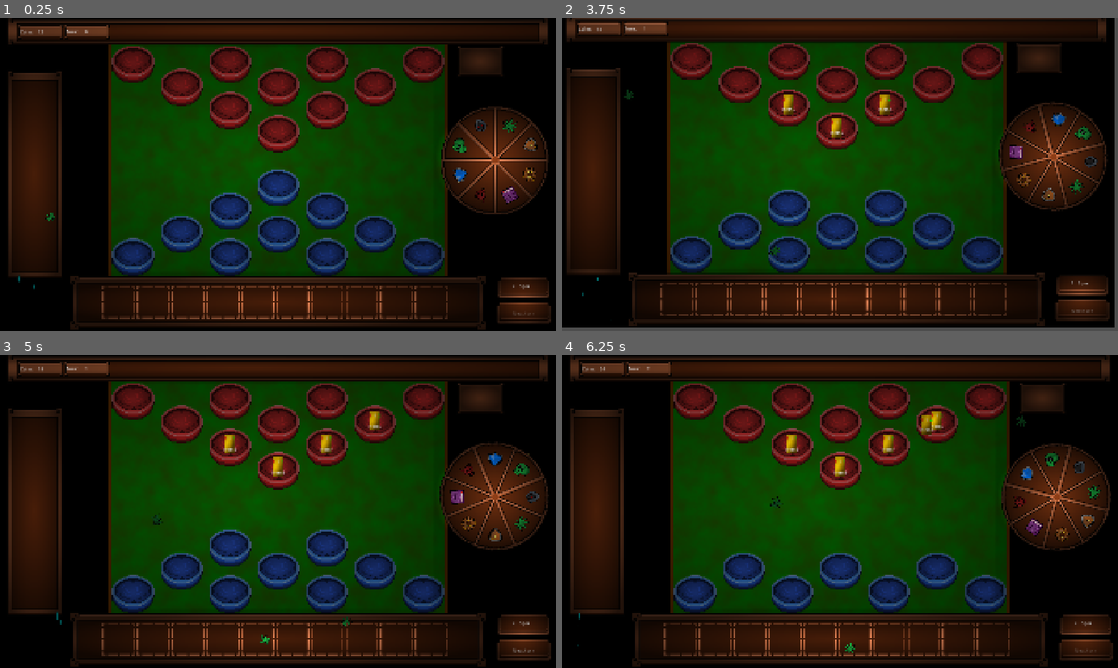
Above: before the commit, frames 1-4 (two rows, left to right).
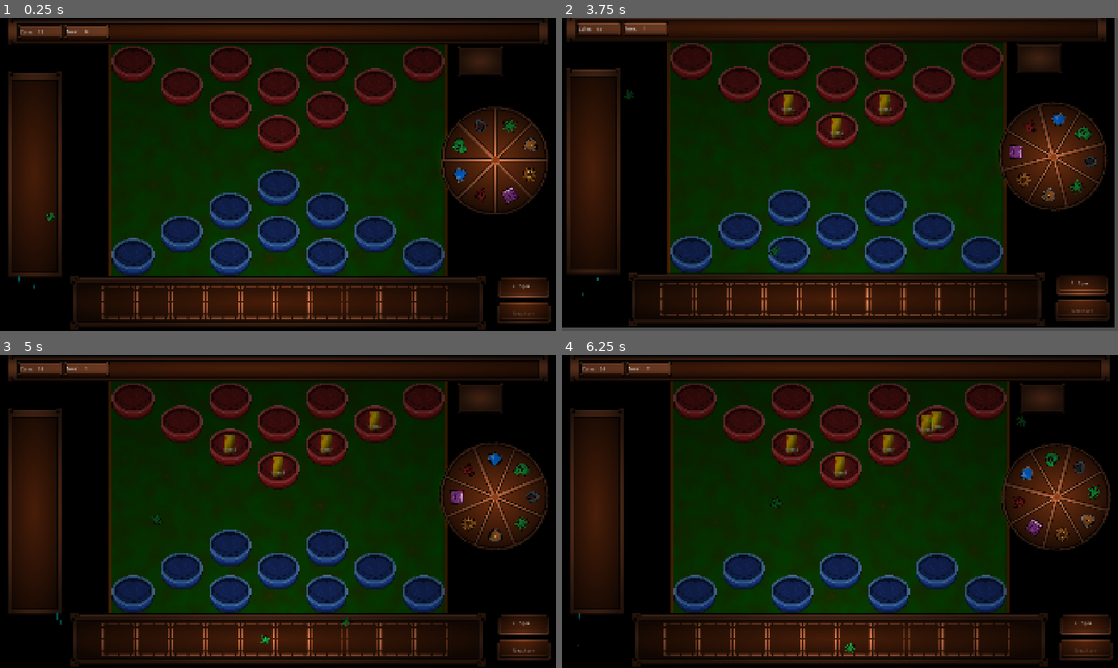
Above: after the commit, the same moments.

Repository: ArmanKianian/Untitled
Game: Godot game, scene res://scenes/game.tscn
Two runs of this game, one before a commit and one after it. Both use one fixed random seed, a clock stepped at 60 frames per second and the inputs below.
Inputs (mouse positions are in pixels of both pictures, inside the frame that each line leads up to):
- Up to frame 1 (0.25 s): no input
- Up to frame 2 (3.75 s): move the mouse to (962, 158) at 0.52 s; press the mouse at (962, 158) at 0.53 s; move the mouse to (695, 61) at 1.27 s; release the mouse at (695, 61) at 1.28 s; click (695, 61) at 1.35 s; move the mouse to (789, 61) at 2.02 s; press the mouse at (789, 61) at 2.03 s; move the mouse to (890, 61) at 2.77 s; release the mouse at (890, 61) at 2.78 s; click (890, 61) at 2.85 s; click "Next turn" at 3.5 s
- Up to frame 3 (5 s): move the mouse to (422, 398) at 4.27 s; press the mouse at (422, 398) at 4.28 s
- Up to frame 4 (6.25 s): release the mouse at (984, 398) at 5 s; click "Next turn" at 5 s; move the mouse to (745, 420) at 5.77 s; click (745, 420) at 5.85 s

The runs differ from the first frame. In frame 1, 20% of the frame differs, in the area x 20-80%, y 8-82%; in frame 2, 20%, in the area x 19-79%, y 8-82%; in frame 3, 20%; in frame 4, 20%.

Commit message:
Graphic update
Changed lighting.

Diff:
--- a/scenes/enemy_stand.tscn
+++ b/scenes/enemy_stand.tscn
@@ -27,6 +27,7 @@
 shape = SubResource("RectangleShape2D_hyckq")
 
 [node name="PointLight2D" type="PointLight2D" parent="." unique_id=1705164163]
+visible = false
 position = Vector2(0.49999833, 7.4999967)
 scale = Vector2(2.0028408, 2.002841)
 energy = 0.4
--- a/scenes/game.tscn
+++ b/scenes/game.tscn
@@ -70,7 +70,7 @@
 [sub_resource type="GradientTexture2D" id="GradientTexture2D_1kice"]
 gradient = SubResource("Gradient_iywne")
 fill = 1
-fill_from = Vector2(0.5, 0.5)
+fill_from = Vector2(0.5, 1)
 fill_to = Vector2(0, 0)
 
 [sub_resource type="Gradient" id="Gradient_mwb40"]
@@ -83,8 +83,8 @@
 height = 1080
 
 [sub_resource type="Gradient" id="Gradient_upehx"]
-offsets = PackedFloat32Array(0, 0.030120483, 0.9518072)
-colors = PackedColorArray(0, 1, 0, 1, 0.26776242, 0.6844512, 0, 1, 0, 1, 0, 1)
+offsets = PackedFloat32Array(0, 0.18674698, 1)
+colors = PackedColorArray(0.9843137, 0.52156866, 0.19215687, 1, 0.26776242, 0.6844512, 0, 1, 0, 1, 0, 1)
 
 [sub_resource type="FastNoiseLite" id="FastNoiseLite_x437s"]
 
@@ -169,9 +169,9 @@
 texture = SubResource("GradientTexture2D_8nxoa")
 
 [node name="PointLight2D5" type="PointLight2D" parent="Lightings" unique_id=543279182]
-position = Vector2(-97.5, -52.500015)
-scale = Vector2(19.984375, 12.234374)
-energy = 0.2
+position = Vector2(-4.5000076, -43.499996)
+scale = Vector2(18.171875, 12.515625)
+energy = 0.3
 texture = SubResource("GradientTexture2D_1kice")
 
 [node name="PointLight2D6" type="PointLight2D" parent="Lightings" unique_id=1749836136]
@@ -191,8 +191,8 @@
 [node name="Background" type="Sprite2D" parent="Background" unique_id=381845390]
 texture = SubResource("GradientTexture2D_yw4vu")
 
-[node name="Sprite2D" type="Sprite2D" parent="Background" unique_id=1712898480]
-modulate = Color(0.75398386, 0.75398386, 0.75398374, 1)
+[node name="Board" type="Sprite2D" parent="Background" unique_id=1712898480]
+modulate = Color(0.45064795, 0.45064843, 0.450648, 1)
 position = Vector2(0, -50)
 texture = SubResource("NoiseTexture2D_iqw5e")
 
--- a/scenes/player_stand.tscn
+++ b/scenes/player_stand.tscn
@@ -27,6 +27,7 @@
 shape = SubResource("RectangleShape2D_yw4vu")
 
 [node name="PointLight2D" type="PointLight2D" parent="." unique_id=195798241]
+visible = false
 position = Vector2(0.49999833, 7.4999967)
 scale = Vector2(2.0028408, 2.002841)
 energy = 0.4
